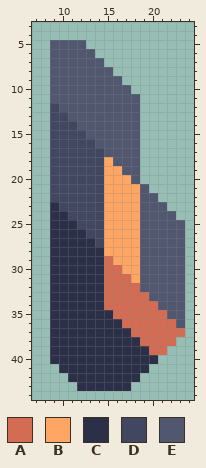
Two versions of one pixel-art sprite, sprites/units/assault/mech/waddle-launcher.png. Above, as it was before the edit.
The file is 30x48 pixels. Shown: x 7..24, y 3..44.
Palette (. is transparent): A #d46c54  B #ffa665  C #2b3048  D #414661  E #51576f
Pixels before, first column x 9:
 5 EEEE...........
 6 EEEEE..........
 7 EEEEEE.........
 8 EEEEEEE........
 9 EEEEEEEE.......
10 EEEEEEEEE......
11 EEEEEEEEEE.....
12 DEEEEEEEEE.....
13 DDEEEEEEEE.....
14 DDDEEEEEEE.....
15 DDDDEEEEEE.....
16 DDDDDEEEEE.....
17 DDDDDDEEEE.....
18 DDDDDDBEEE.....
19 DDDDDDBBEE.....
20 DDDDDDBBBE.....
21 DDDDDDBBBBE....
22 DDDDDDBBBBEE...
23 CDDDDDBBBBEEE..
24 CCDDDDBBBBEEEE.
25 CCCDDDBBBBEEEEE
26 CCCCDDBBBBEEEEE
27 CCCCCDBBBBEEEEE
28 CCCCCCBBBBEEEEE
29 CCCCCCABBBEEEEE
30 CCCCCCAABBEEEEE
31 CCCCCCAAABEEEEE
32 CCCCCCAAAAEEEEE
33 CCCCCCAAAAAEEEE
34 CCCCCCAAAAAAEEE
35 CCCCCCCAAAAAAEE
36 CCCCCCCCAAAAAAE
37 CCCCCCCCCAAAAAA
38 CCCCCCCCCCAAAA.
39 CCCCCCCCCCCAA..
40 CCCCCCCCCCCC...
41 .CCCCCCCCCC....
42 ..CCCCCCCC.....
43 ...CCCCCC......
Once edited:
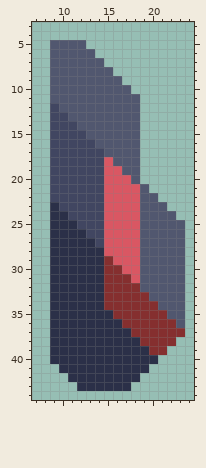
The exact change:
colour A: #d46c54 -> #852f2f
colour B: #ffa665 -> #d95763
Where, in picture pixels (left, top, right, bottom), the same in both pictures:
changed: (104, 157, 185, 355)
